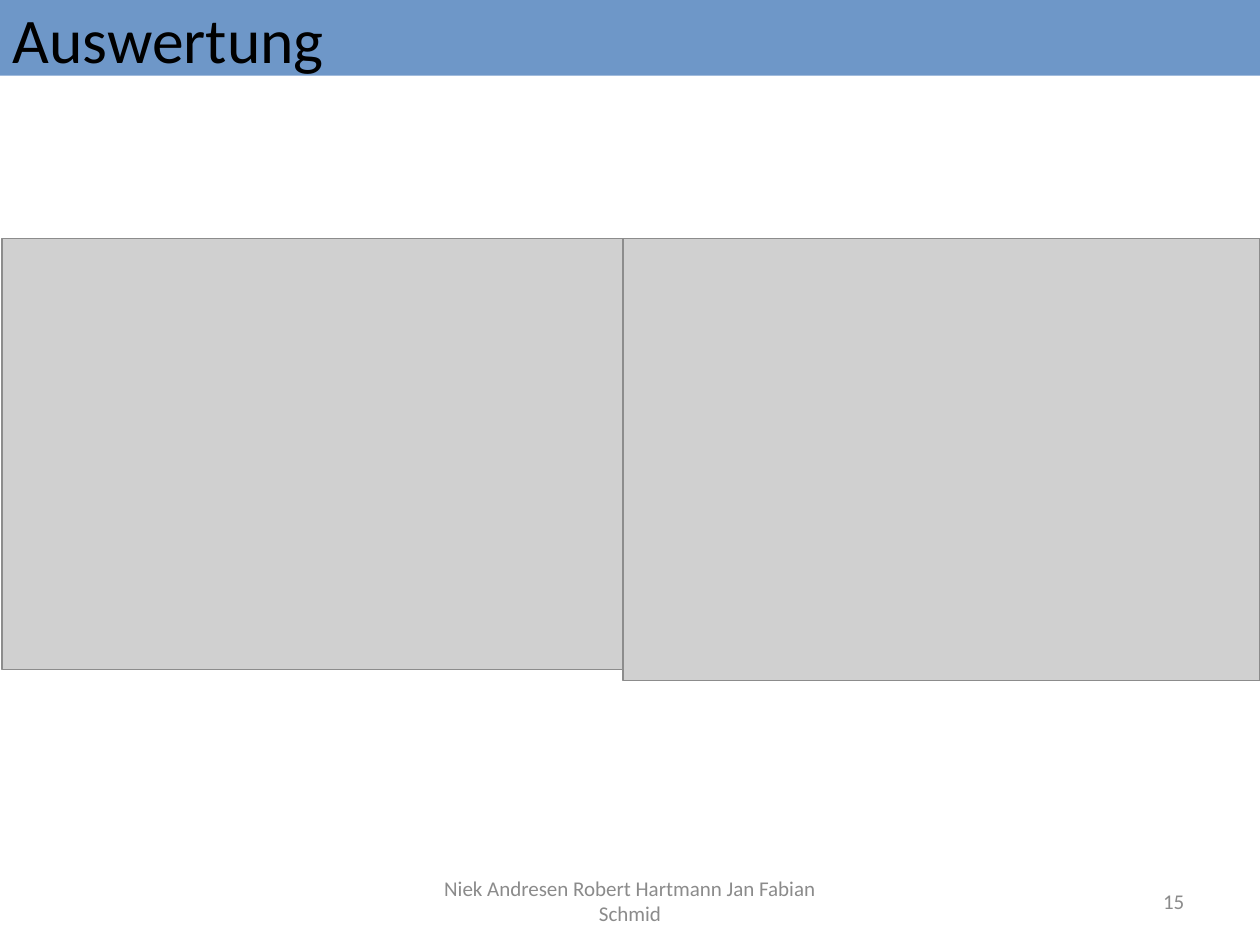
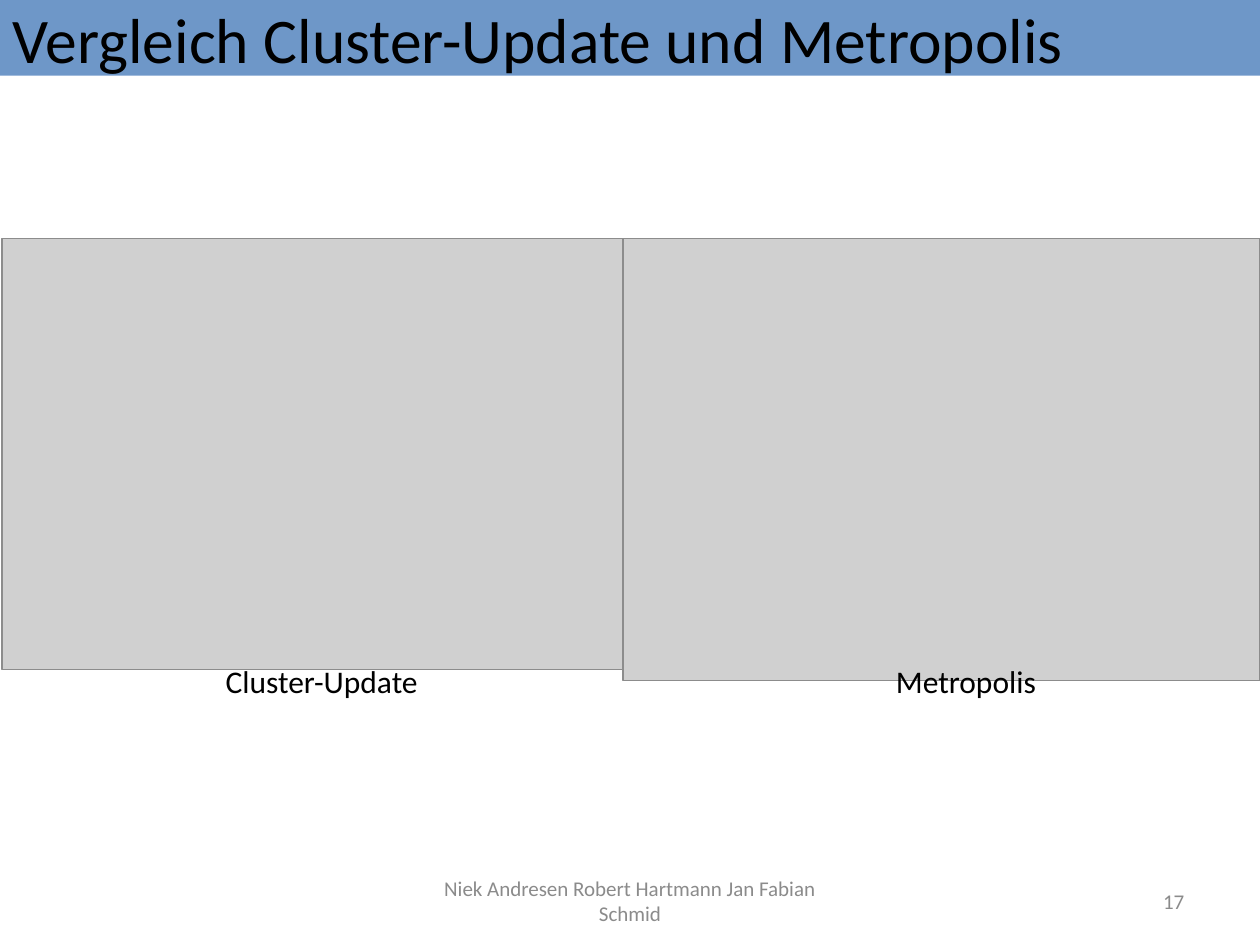
Before and after one commit to Fabse92/ising, a slide deck: slide 17 of Ausarbeitung/IsingModell.pptx (slide 15 before the commit). Drawn at 1260x945 pixels with LibreOffice and Linux fonts; fonts in the diff are those of the drawing; grey boxes stand for pictures. Boxes give left, top, right and bottom in pixels: in the first picture for what was removed or moved away, otherwise in the second. Text is boxed around its words. In the diff, an @@ line names an element or a change of style, - is before the commit and + after.

Commit message:
Cluster Update Präsi fertig

```diff
--- a/Ausarbeitung/IsingModell.pptx
+++ b/Ausarbeitung/IsingModell.pptx
@@ text in rectangle at (x1=13, y1=19, x2=1062, y2=79): text changed @@
-Auswertung
+Vergleich Cluster-Update und Metropolis
@@ text added at (x1=226, y1=666, x2=418, y2=698), 18 pt, text #000000 @@
+Cluster-Update
@@ text added at (x1=896, y1=671, x2=1036, y2=700), 18 pt, text #000000 @@
+Metropolis
@@ page number at (x1=1163, y1=895, x2=1184, y2=909): text changed @@
-15
+17
```
Also in this commit, not shown: 3 other slides changed, 4 slides added.
